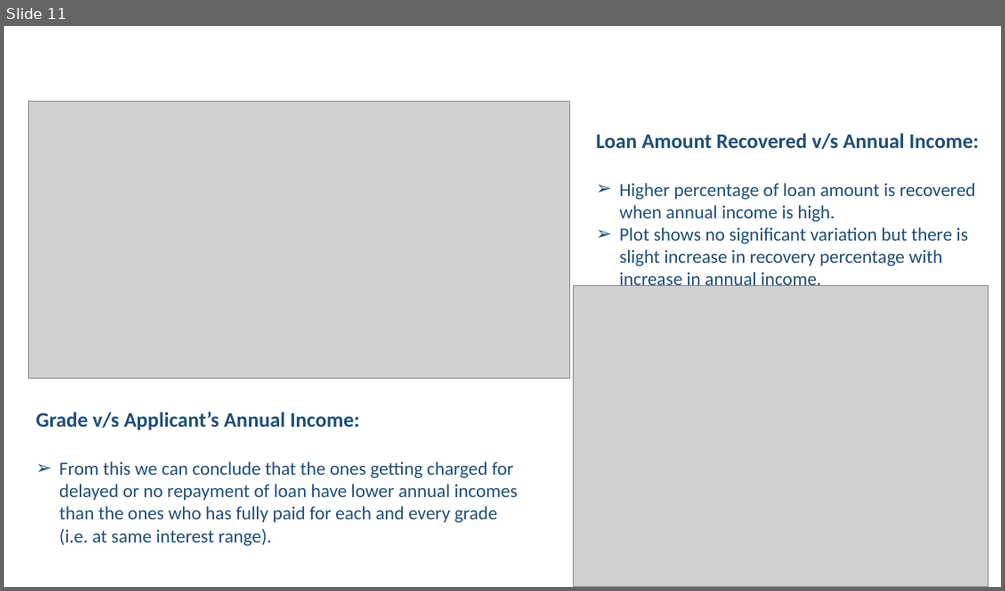
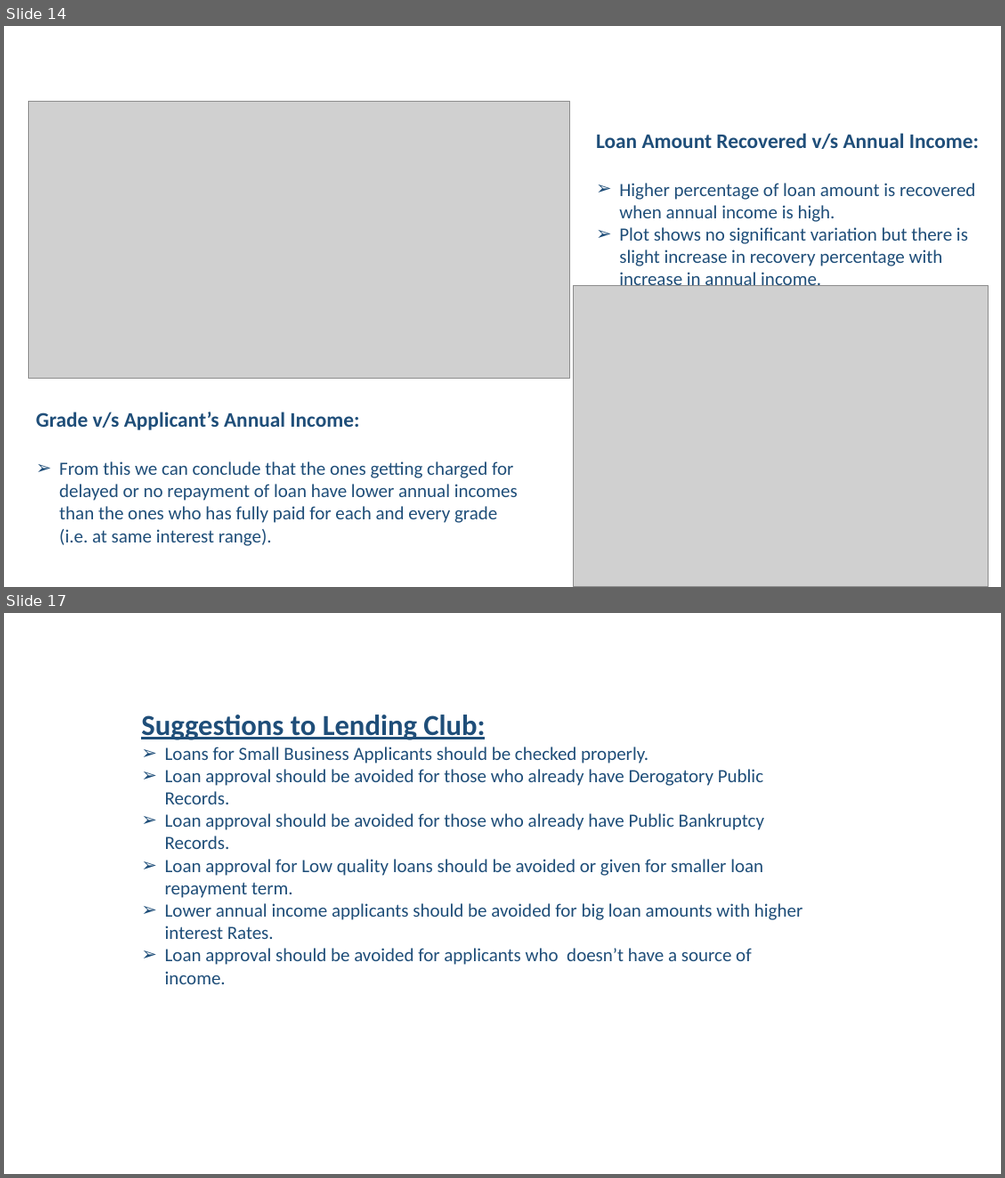
Before and after one commit to Ramya4321/Lending-Club-Case-Study, a slide deck: Lending Club Case Study.pptx. Shown one above the other, each under a label of ours: slide 11 before the commit, slides 14 and 17 after it; the slides between them are not shown. The pictures are 1005x591 and 1005x1178 pixels, drawn with LibreOffice and Linux fonts; fonts in the diff are those of the drawing; grey boxes stand for pictures; background and template pictures are left out. Boxes give left, top, right and bottom in pixels: in the first picture for what was removed or moved away, otherwise in the second. Text is boxed around its words. In the diff, an @@ line names an element or a change of style, - is before the commit and + after.

```diff
--- a/Lending Club Case Study.pptx
+++ b/Lending Club Case Study.pptx
@@ slide 17 added at bbox=[4, 613, 1001, 1174], background #FFFFFF @@
@@ text added at bbox=[141, 714, 802, 984], 18 pt, text #1F4E79 @@
+Suggestions to Lending Club:
+➢ Loans for Small Business Applicants should be checked properly.
+➢ Loan approval should be avoided for those who already have Derogatory Public Records.
+➢ Loan approval should be avoided for those who already have Public Bankruptcy Records.
+➢ Loan approval for Low quality loans should be avoided or given for smaller loan repayment term.
+➢ Lower annual income applicants should be avoided for big loan amounts with higher interest Rates.
+➢ Loan approval should be avoided for applicants who doesn’t have a source of income.
@@ what was slide 11 is now slide 14 @@
```
Also in this commit, not shown: 7 slides changed, 5 other slides added, 1 slide removed, 2 other files.
